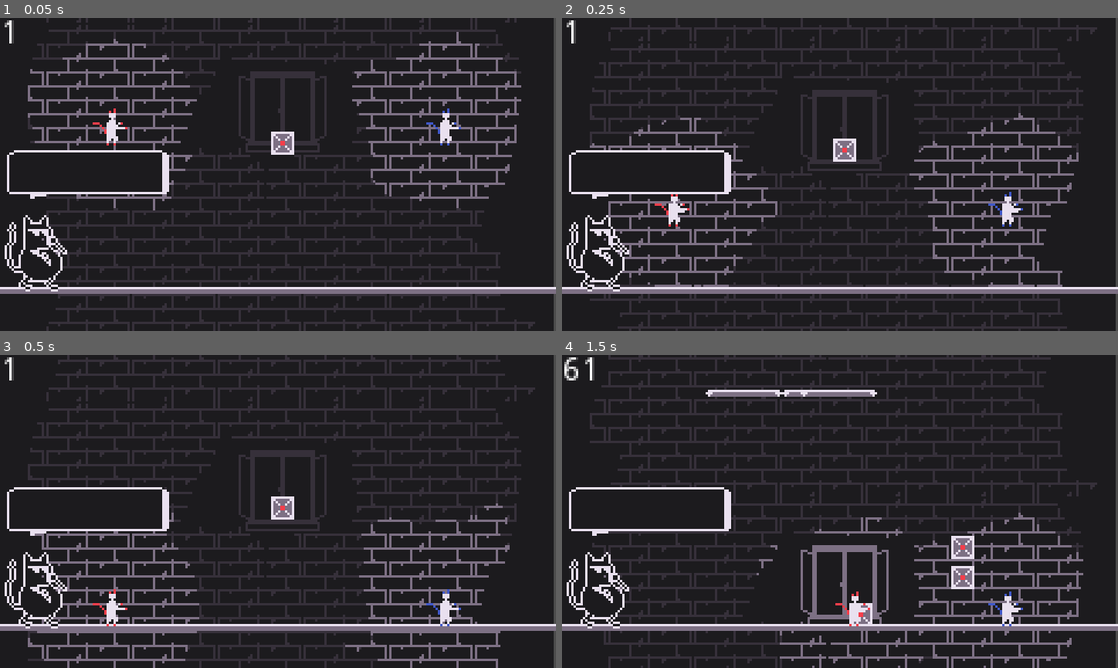
Above: before the commit, frames 1-4 (two rows, left to right).
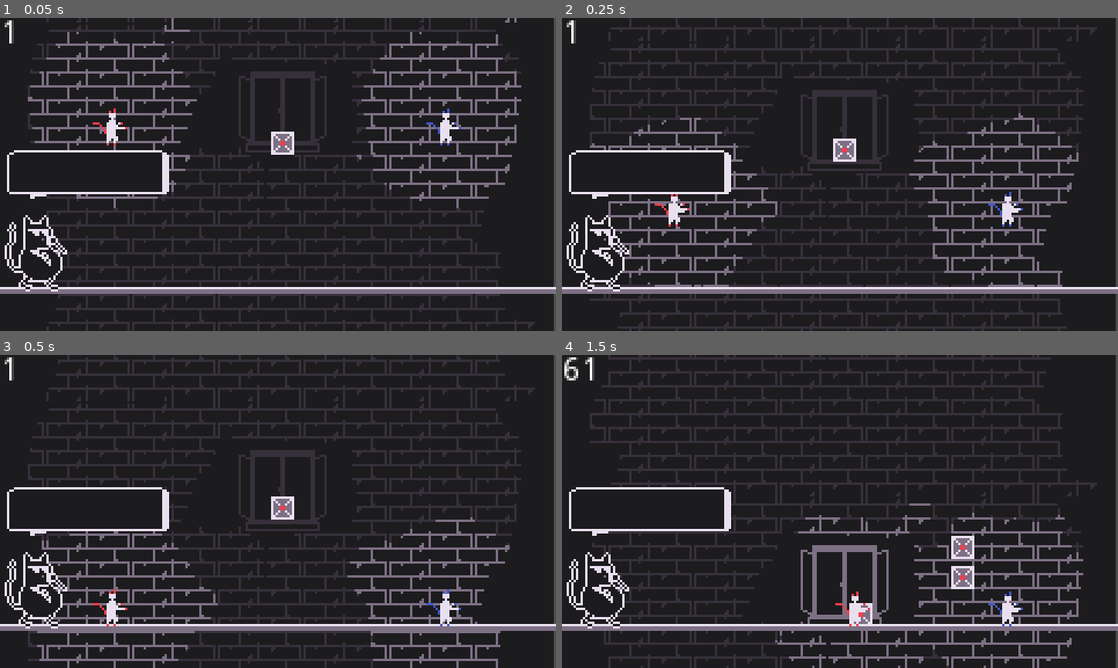
Above: after the commit, the same moments.

Repository: Daxidz/lospecjam01
Game: Godot game, scene res://src/fighter/Main.tscn
The game is run twice, just before and just after one commit, with the same random seed, the same clock (stepped at 60 frames per second) and the same inputs.
Inputs (mouse positions are in pixels of both pictures, inside the frame that each line leads up to):
- Up to frame 1 (0.05 s): no input
- Up to frame 2 (0.25 s): no input
- Up to frame 3 (0.5 s): no input
- Up to frame 4 (1.5 s): tap Enter (ui_accept) at 0.5, 0.77 s; move the mouse to (962, 495) at 0.52 s; hold Y (change_player) 0.53-1.28 s; hold D (ui_right) from 0.53 s (still down); click (962, 495) at 0.67 s; move the mouse to (728, 527) at 1.27 s; tap Y (change_player) at 1.35 s

The runs differ from the first frame. In frame 1, 0.6% of the frame differs, in the area x 5-93%, y 0-62%; in frame 2, nothing differs; in frame 3, 0.6%; in frame 4, 1.2%, in the area x 25-91%, y 11-100%.

Commit message:
box smoke + better punch

Diff:
--- a/src/fighter/Fighter.tscn
+++ b/src/fighter/Fighter.tscn
@@ -112,7 +112,7 @@
 [sub_resource type="AnimationNodeStateMachinePlayback" id=16]
 
 [sub_resource type="RectangleShape2D" id=17]
-extents = Vector2( 9.26507, 5.98657 )
+extents = Vector2( 9.54864, 8.42047 )
 
 [sub_resource type="RectangleShape2D" id=18]
 extents = Vector2( 3, 7 )
@@ -215,7 +215,7 @@
 z_index = 1
 texture = ExtResource( 1 )
 hframes = 12
-frame = 1
+frame = 6
 
 [node name="CollisionShape2D" type="CollisionShape2D" parent="."]
 position = Vector2( 0, 2 )
@@ -240,7 +240,7 @@
 collision_mask = 2
 
 [node name="CollisionShape2D" type="CollisionShape2D" parent="Hitbox"]
-position = Vector2( 10.3695, -2.00573 )
+position = Vector2( 10.3695, -2.14604 )
 shape = SubResource( 17 )
 disabled = true
 
@@ -259,11 +259,13 @@
 material = SubResource( 20 )
 position = Vector2( 2, -1 )
 frames = SubResource( 28 )
+frame = 5
 playing = true
 
 [node name="Particles2D" type="Particles2D" parent="."]
 material = SubResource( 29 )
 position = Vector2( -1.54339, 4.20923 )
+z_index = 1
 emitting = false
 amount = 9
 lifetime = 0.5
--- a/src/fighter/Main.tscn
+++ b/src/fighter/Main.tscn
@@ -20,7 +20,6 @@
 position = Vector2( 1, 0 )
 script = ExtResource( 3 )
 pause_time = 0.08
-use_platform = true
 
 [node name="Position2D" type="Position2D" parent="."]
 position = Vector2( 142, 51 )
@@ -33,7 +32,6 @@
 max_offset = Vector2( 7, 12 )
 
 [node name="PlatformSpawner" parent="." instance=ExtResource( 1 )]
-enabled = true
 
 [node name="BG" type="Sprite" parent="."]
 material = SubResource( 1 )
--- a/src/world/Box.gd
+++ b/src/world/Box.gd
@@ -19,6 +19,7 @@
 	var y_rand = rand_range(-20, -10)
 	velocity = punch_vec * knockback_power
 	velocity.y += y_rand * punch_vec.length()
+	$Particles2D.emitting = true
 
 
 func _physics_process(delta):
--- a/src/world/Box.tscn
+++ b/src/world/Box.tscn
@@ -1,7 +1,9 @@
-[gd_scene load_steps=6 format=2]
+[gd_scene load_steps=12 format=2]
 
 [ext_resource path="res://assets/img/world/box.png" type="Texture" id=1]
 [ext_resource path="res://src/world/Box.gd" type="Script" id=2]
+[ext_resource path="res://assets/img/fighter/smoke.png" type="Texture" id=3]
+[ext_resource path="res://src/fighter/change_col.shader" type="Shader" id=4]
 
 [sub_resource type="RectangleShape2D" id=1]
 extents = Vector2( 5, 5 )
@@ -11,6 +13,23 @@
 
 [sub_resource type="RectangleShape2D" id=3]
 extents = Vector2( 6, 6 )
+
+[sub_resource type="ShaderMaterial" id=4]
+shader = ExtResource( 4 )
+shader_param/color = Color( 0.917647, 0.882353, 0.941176, 1 )
+
+[sub_resource type="Curve" id=5]
+_data = [ Vector2( 0, 1 ), 0.0, 0.0, 0, 0, Vector2( 1, 0.602273 ), 0.0, 0.0, 0, 0 ]
+
+[sub_resource type="CurveTexture" id=6]
+curve = SubResource( 5 )
+
+[sub_resource type="ParticlesMaterial" id=7]
+flag_disable_z = true
+gravity = Vector3( 0, -50, 0 )
+orbit_velocity = 0.0
+orbit_velocity_random = 0.0
+scale_curve = SubResource( 6 )
 
 [node name="Box" type="KinematicBody2D"]
 script = ExtResource( 2 )
@@ -38,5 +57,13 @@
 shape = SubResource( 3 )
 
 [node name="Particles2D" type="Particles2D" parent="."]
+material = SubResource( 4 )
+emitting = false
+amount = 6
+lifetime = 0.5
+one_shot = true
+local_coords = false
+process_material = SubResource( 7 )
+texture = ExtResource( 3 )
 
 [connection signal="area_entered" from="Hitbox" to="." method="_on_Hitbox_area_entered"]
Binary file changed: assets/img/fighter/fighter.aseprite
Binary file changed: assets/img/fighter/fighter.png
